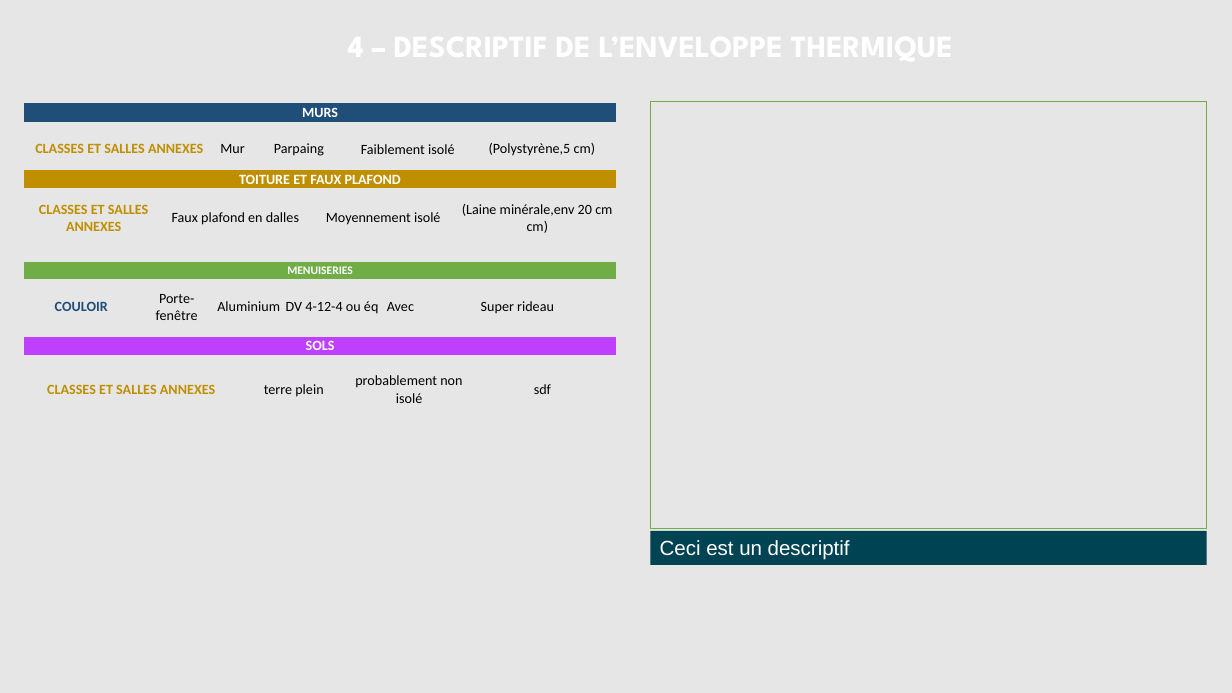
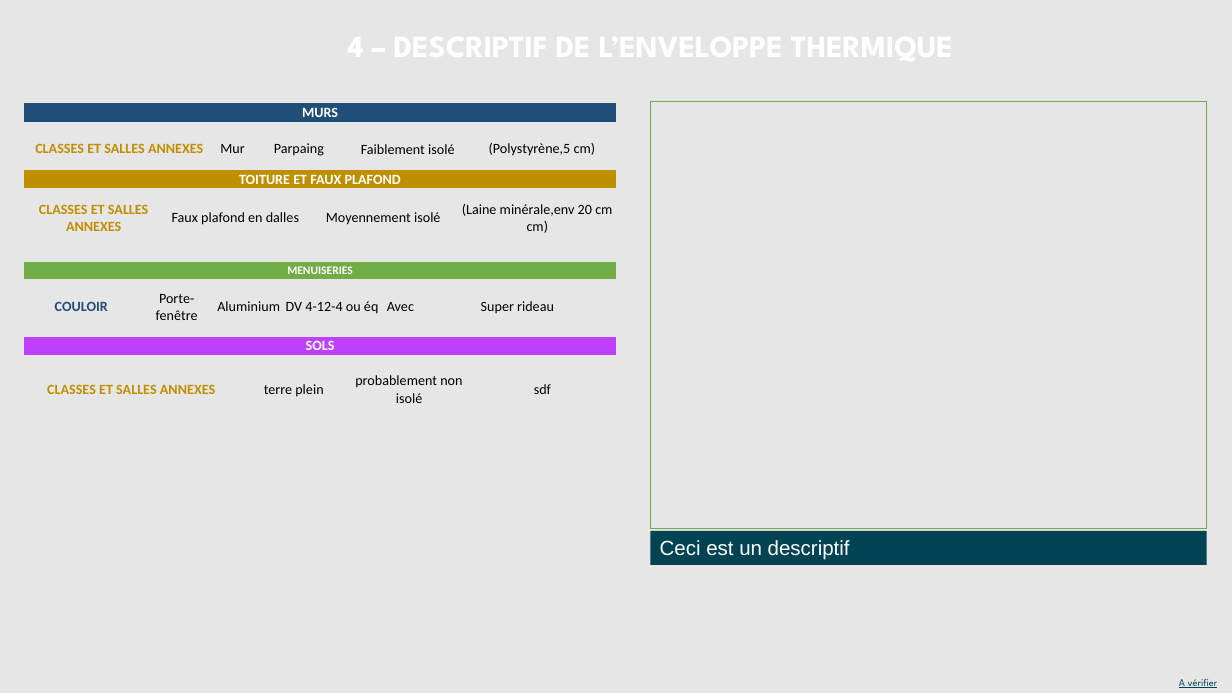
Before and after one commit to sigsieml/super-cep, a slide deck: slide 4 of app/src/main/assets/powerpointvierge.pptx. Drawn at 1232x693 pixels with LibreOffice and Linux fonts; fonts in the diff are those of the drawing; background and template pictures are left out. Boxes give left, top, right and bottom in pixels: in the first picture for what was removed or moved away, otherwise in the second. Text is boxed around its words. In the diff, an @@ line names an element or a change of style, - is before the commit and + after.

Commit message:
soulignement des élément si ils sont à vérifier

```diff
--- a/app/src/main/assets/powerpointvierge.pptx
+++ b/app/src/main/assets/powerpointvierge.pptx
@@ text added at (1179,679,1218,688), 8 pt, text #004353, underline @@
+A vérifier
```
Also in this commit, not shown: 3 other slides changed, 4 other files.
